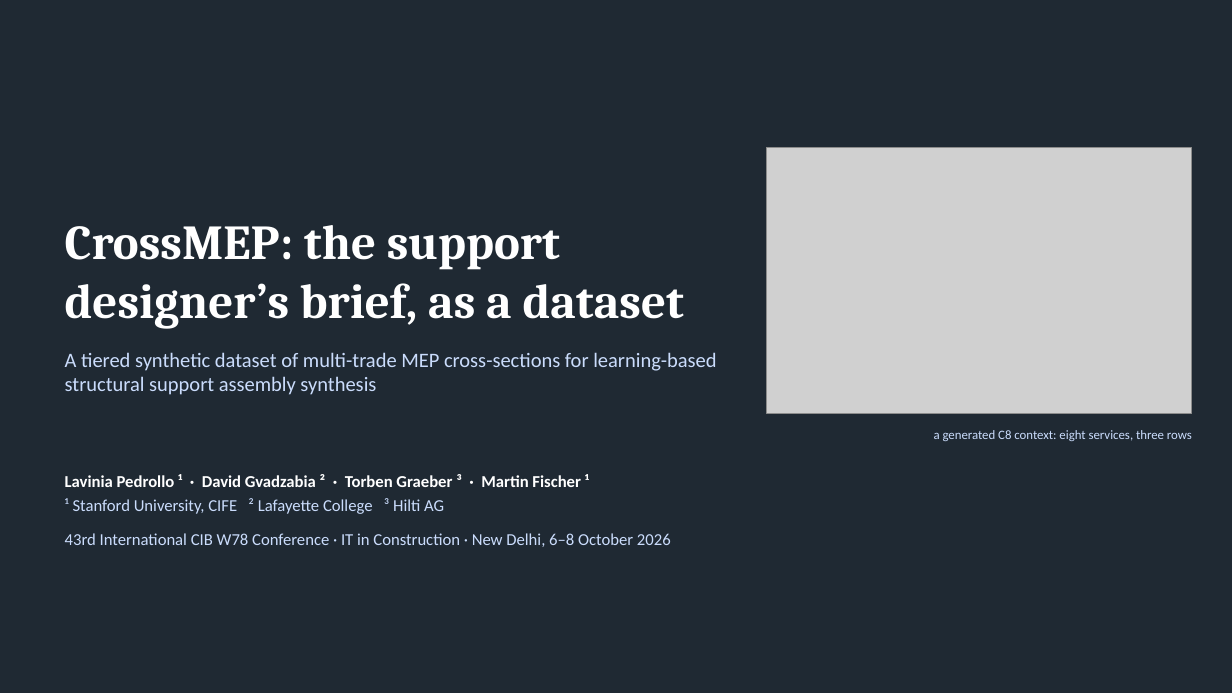
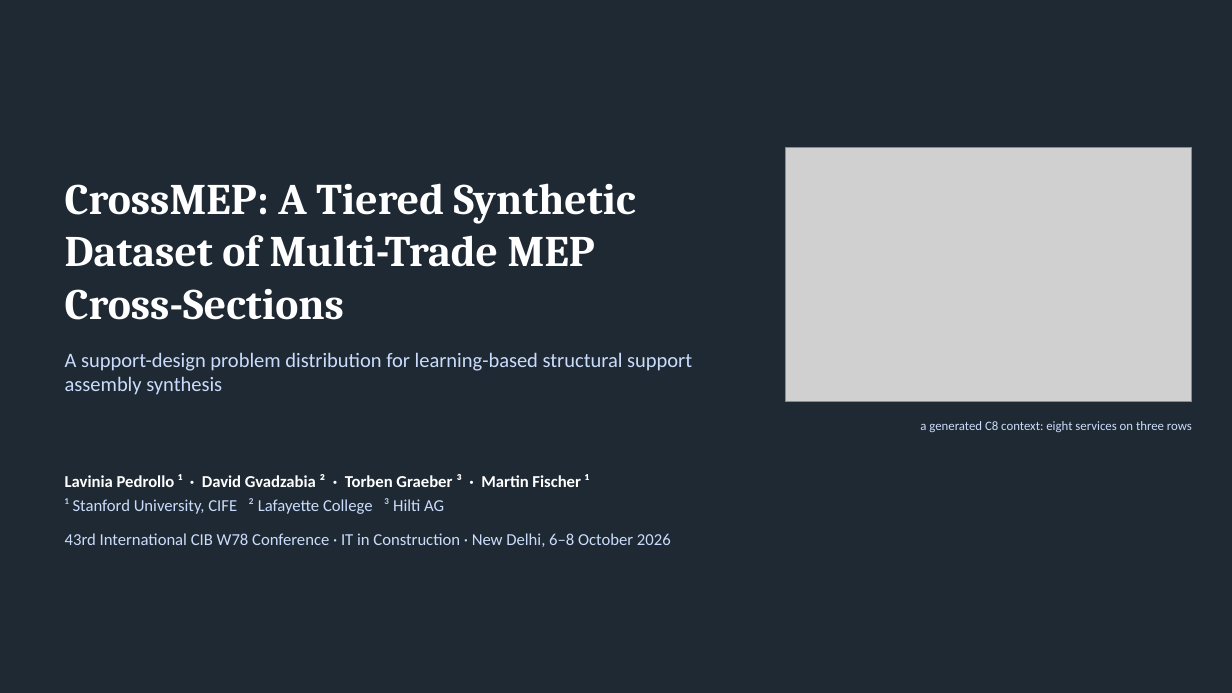
Before and after one commit to lavinia-ped/CrossMEP_Dataset, a slide deck: slide 1 of docs/CrossMEP_CIBW78_talk.pptx. Drawn at 1232x693 pixels with LibreOffice and Linux fonts; fonts in the diff are those of the drawing; grey boxes stand for pictures. Boxes give left, top, right and bottom in pixels: in the first picture for what was removed or moved away, otherwise in the second. Text is boxed around its words. In the diff, an @@ line names an element or a change of style, - is before the commit and + after.

```diff
--- a/docs/CrossMEP_CIBW78_talk.pptx
+++ b/docs/CrossMEP_CIBW78_talk.pptx
@@ picture: place and size @@
-picture at (767,148,1192,414)
+picture at (786,148,1192,402)
@@ title at (65,183,636,320): text changed; size 38 to 34 pt @@
-CrossMEP: the support designer’s brief, as a dataset
+CrossMEP: A Tiered Synthetic
+Dataset of Multi-Trade MEP
+Cross-Sections
@@ text at (65,352,692,395): text changed @@
-A tiered synthetic dataset of multi-trade MEP cross-sections for learning-based structural support assembly synthesis
+A support-design problem distribution for learning-based structural support assembly synthesis
@@ text at (920,421,1192,432): text changed @@
-a generated C8 context: eight services, three rows
+a generated C8 context: eight services on three rows
```
Also in this commit, not shown: 8 other slides changed, 7 slides added, 4 slides removed, 21 other files.
